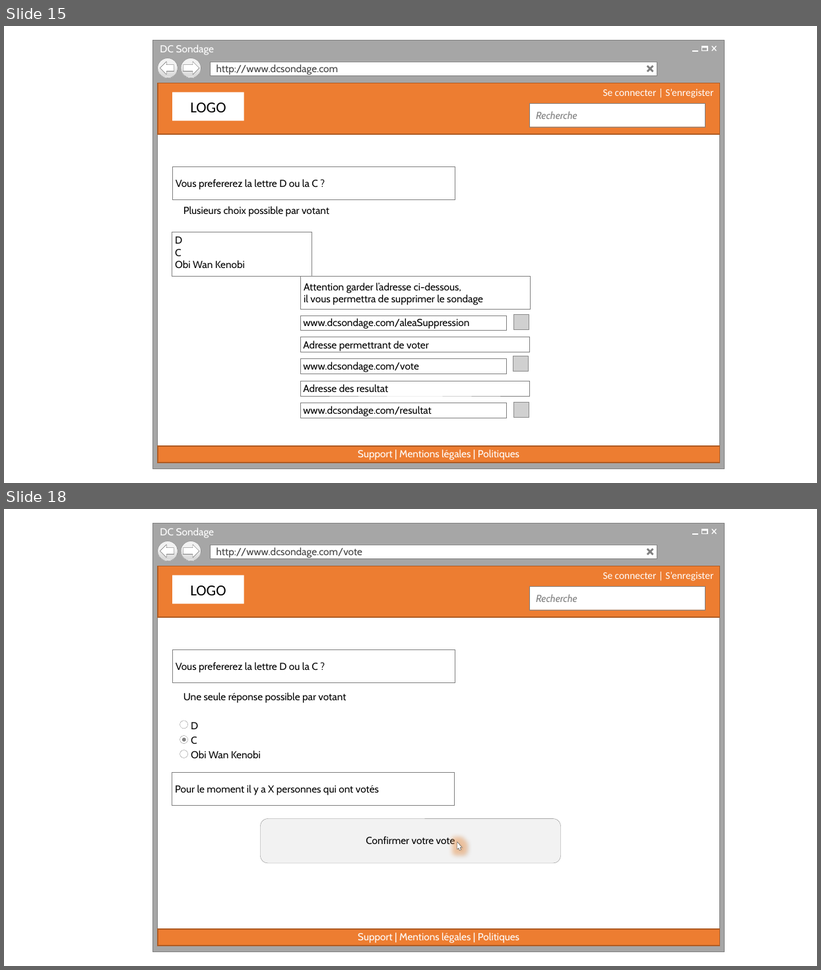
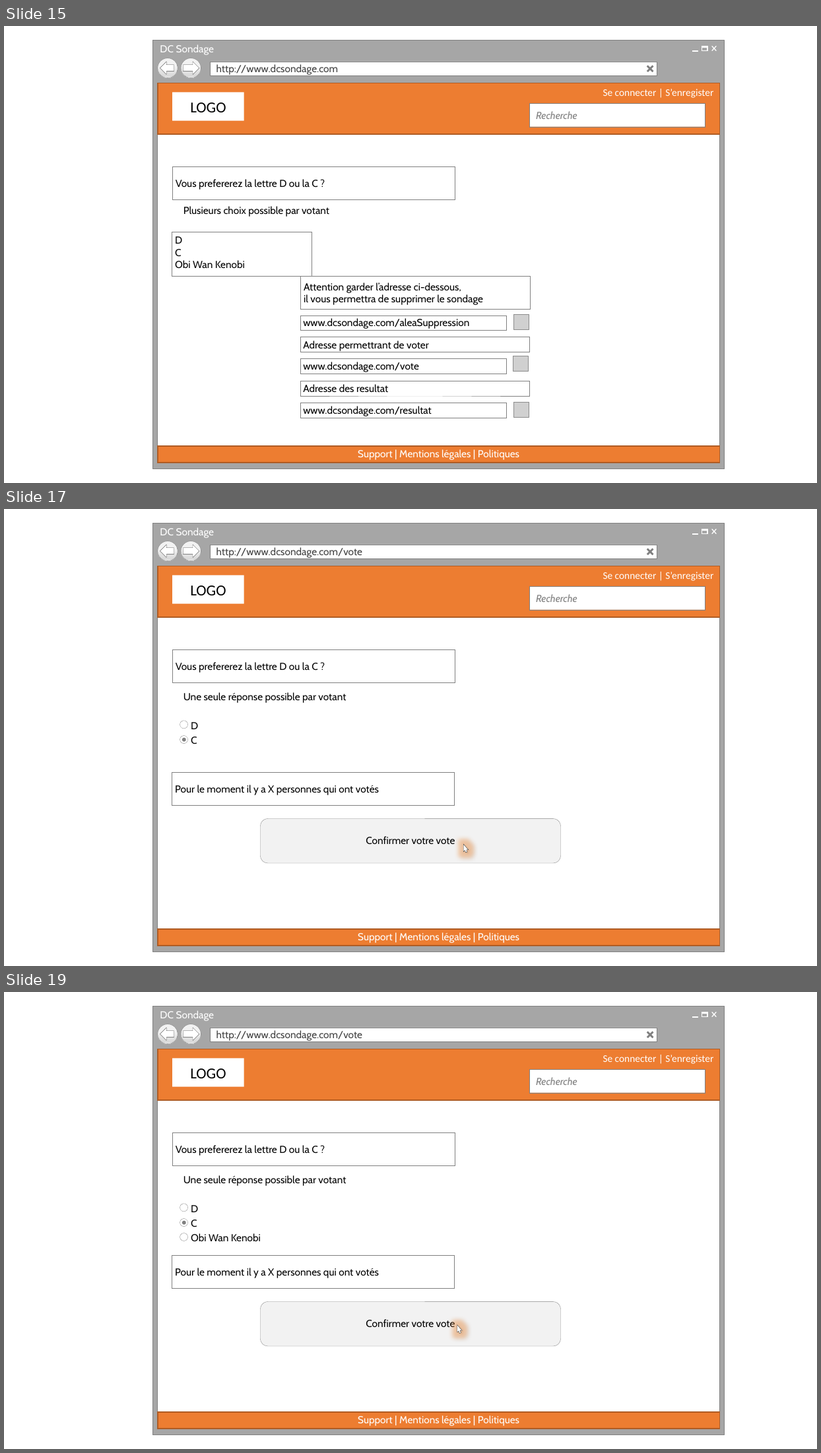
Before and after one commit to cedricbannelier/Projet1, a slide deck: maquetteWeb/maquetteProposition.pptx. Shown one above the other, each under a label of ours: slides 15 and 18 before the commit, slides 15, 17 and 19 after it; the slides between them are not shown. The pictures are 821x970 and 821x1453 pixels, drawn with LibreOffice and Linux fonts; fonts in the diff are those of the drawing; grey boxes stand for pictures; background and template pictures are left out. Boxes give left, top, right and bottom in pixels: in the first picture for what was removed or moved away, otherwise in the second. Text is boxed around its words. In the diff, an @@ line names an element or a change of style, - is before the commit and + after.

```diff
--- a/maquetteWeb/maquetteProposition.pptx
+++ b/maquetteWeb/maquetteProposition.pptx
@@ slide 17 added at <box>4,509,817,966</box>, background #FFFFFF; not listed: 18 template elements that a slide beside it also shows @@
@@ rectangle added at <box>172,576,244,604</box>, fill #FFFFFF, 18 pt, text #000000 @@
+LOGO
@@ rectangle added at <box>172,650,455,683</box>, fill #FFFFFF, outline #808080 0.25 pt, 12 pt, text #000000 @@
+Vous prefererez la lettre D ou la C ?
@@ text added at <box>184,692,346,703</box>, 12 pt, text #000000 @@
+Une seule réponse possible par votant
@@ ellipse added at <box>180,721,187,729</box>, fill #FFFFFF, outline #808080 0.25 pt @@
@@ text added at <box>191,722,198,729</box>, 12 pt, text #000000 @@
+D
@@ ellipse added at <box>180,736,187,744</box>, fill #FFFFFF, outline #808080 0.25 pt @@
@@ ellipse added at <box>182,738,186,741</box>, fill #808080 @@
@@ text added at <box>191,737,197,744</box>, 12 pt, text #000000 @@
+C
@@ rectangle added at <box>172,772,454,806</box>, fill #FFFFFF, outline #808080 0.25 pt, 12 pt, text #000000 @@
+Pour le moment il y a X personnes qui ont votés
@@ rounded rectangle added at <box>261,819,561,863</box>, fill #F2F2F2, outline #808080 0.25 pt, 12 pt, text #000000 @@
+Confirmer votre vote
@@ freeform shape added at <box>461,844,469,854</box>, fill #FFFFFF, outline #262626 0.25 pt @@
@@ what was slide 18 is now slide 19 @@
```
Also in this commit, not shown: 3 slides changed, 2 other slides added.
